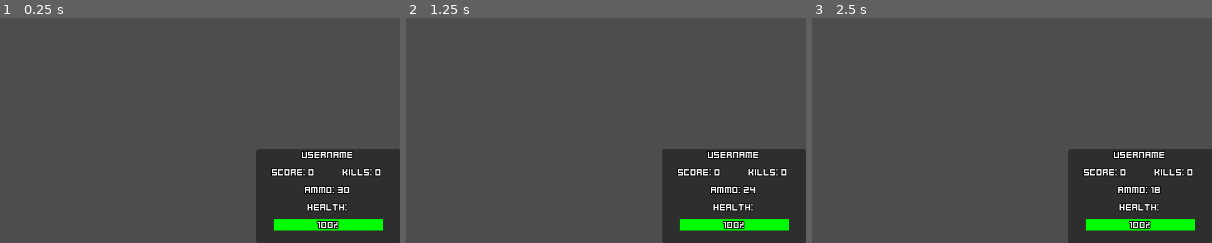
Above: before the commit, frames 1-3 (left to right).
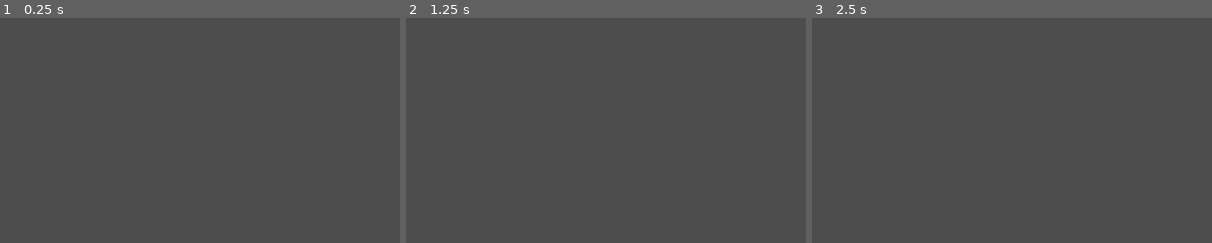
Above: after the commit, the same moments.

Repository: Sparrowworks/Left2Die
Game: Godot game, scene res://src/Game/Player/Player.tscn
The game is run twice, just before and just after one commit, with the same random seed, the same clock (stepped at 60 frames per second) and the same inputs. This scene is started directly instead of the project's main scene. Sound files missing from this copy of the repository are replaced by a short silence.
Inputs (mouse positions are % of the whole screen's width and height, from its top left):
- Up to frame 1 (0.25 s): no input
- Up to frame 2 (1.25 s): tap Enter at 0.5 s; move the mouse to (72, 45) at 0.52 s; press the mouse at (72, 45) at 0.53 s; hold D (right) from 0.53 s (still down)
- Up to frame 3 (2.5 s): tap Space at 1.25 s; move the mouse to (30, 55) at 1.27 s; release D (right) at 1.28 s; release the mouse at (30, 55) at 1.28 s; hold S (down) 1.28-2.03 s; click (30, 55) at 1.35 s; move the mouse to (60, 28) at 2.02 s; press the mouse at (60, 28) at 2.03 s; hold D (right) from 2.03 s (still down)
The pictures show only the part of the screen within x 50-100%, y 50-100%; the shares and areas given below are measured in that part.

The runs differ from the first frame. In frame 1, 15% of the frame differs, in the area x 64-100%, y 58-100%; in frame 2, 15%; in frame 3, 15%.
Error in both runs: Invalid access to property or key 'bullets' on a base object of type 'null instance'. (res://src/Game/Player/player.gd:102)

Commit message:
Fixed some connection issues

Diff:
--- a/src/Game/GameManager/GameManager.gd
+++ b/src/Game/GameManager/GameManager.gd
@@ -28,6 +28,8 @@
 		for idx: int in Lobby.connected_peers.keys():
 			has_launched_game[idx] = false
 			has_players_spawned[idx] = false
+
+		print(has_launched_game, has_players_spawned)
 
 		add_launched_game(1)
 	else:
--- a/src/Game/Player/Player.tscn
+++ b/src/Game/Player/Player.tscn
@@ -144,6 +144,7 @@
 bus = &"SFX"
 
 [node name="UI" type="CanvasLayer" parent="."]
+visible = false
 
 [node name="Control" type="Control" parent="UI"]
 layout_mode = 3
--- a/src/Game/Player/player.gd
+++ b/src/Game/Player/player.gd
@@ -54,7 +54,7 @@
 
 	if name.to_int() == multiplayer.get_unique_id():
 		player_camera.enabled = true
-		username_text.text = name
+		username_text.text = Lobby.connected_peers[multiplayer.get_unique_id()]
 		ui.show()
 
 func _physics_process(delta: float) -> void:
@@ -86,7 +86,7 @@
 	if firerate_timer.time_left <= 0 and reload_timer.time_left <= 0 and magazine > 0:
 		magazine -= 1
 		firerate_timer.start()
-		rpc("create_bullet", bullet_pos.global_position, self.rotation, name.to_int())
+		rpc("create_bullet", bullet_pos.global_position, self.rotation, multiplayer.get_unique_id())
 
 func reload() -> void:
 	if reload_timer.time_left <= 0 and magazine < 30:
--- a/src/Network/Lobby.gd
+++ b/src/Network/Lobby.gd
@@ -57,7 +57,7 @@
 
 	peer.get_host().compress(ENetConnection.COMPRESS_RANGE_CODER)
 	multiplayer.multiplayer_peer = peer
-	connected_peers[1] = Lobby.player_username
+	connected_peers[1] = player_username
 	return error
 
 func create_client(ip: String, port: int) -> Error:
@@ -112,21 +112,28 @@
 	host_game_ready.emit()
 
 @rpc("authority","call_remote","reliable")
-func greet_peer() -> void:
-	rpc_id(1,"peer_send_info", multiplayer.get_unique_id(), Lobby.player_username, Lobby.game_version)
+func greet_peer(peers: Dictionary, max_players: int) -> void:
+	connected_peers = peers
+	lobby_max = max_players
+
+	connected_peers[multiplayer.get_unique_id()] = player_username
+
+	rpc("peer_send_info", multiplayer.get_unique_id(), player_username, game_version)
 
 @rpc("any_peer","call_remote","reliable")
 func peer_send_info(id: int, username: String, version: String) -> void:
-	if Lobby.game_version != version:
+	if multiplayer.is_server() and game_version != version:
 		printerr("Invalid game version for peer ", str(id))
 		rpc_id(id,"kick_peer","Invalid Version","To join the lobby, both the host and the client must have the same game version.")
 		return
 
 	if connected_peers.keys().has(id):
 		connected_peers[id] = username
-		lobby_menu.has_player_joined[id] = true
-		lobby_menu.check_if_game_can_start()
-		lobby_menu.rpc("draw_lobby", connected_peers, lobby_max)
+
+		if multiplayer.is_server():
+			lobby_menu.has_player_joined[id] = true
+			lobby_menu.check_if_game_can_start()
+			lobby_menu.rpc("draw_lobby", connected_peers, lobby_max)
 
 func _on_peer_connected(id: int) -> void:
 	if has_game_started:
@@ -142,7 +149,7 @@
 	connected_peers[id] = ""
 
 	if multiplayer.is_server():
-		rpc_id(id, "greet_peer")
+		rpc_id(id, "greet_peer", connected_peers, lobby_max)
 		lobby_menu.has_player_joined[id] = false
 		lobby_menu.check_if_game_can_start()
 
